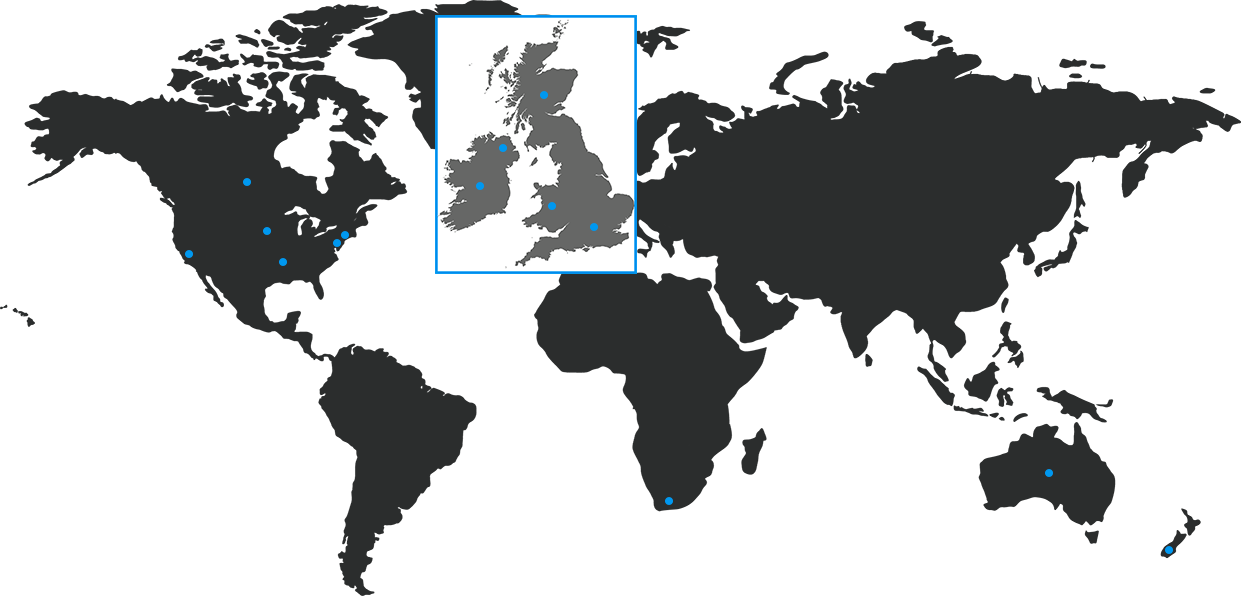
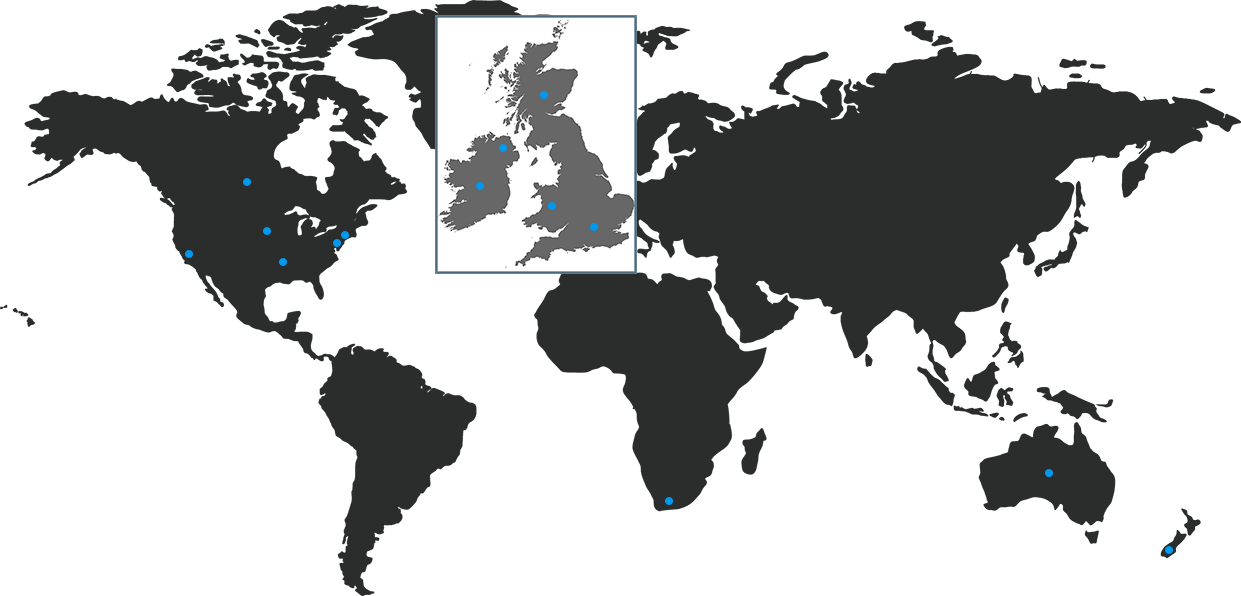
Comparing the layer stacks of the two 1241 × 596 images. Changes:
painted on "uk" over [435, 15, 637, 274]
